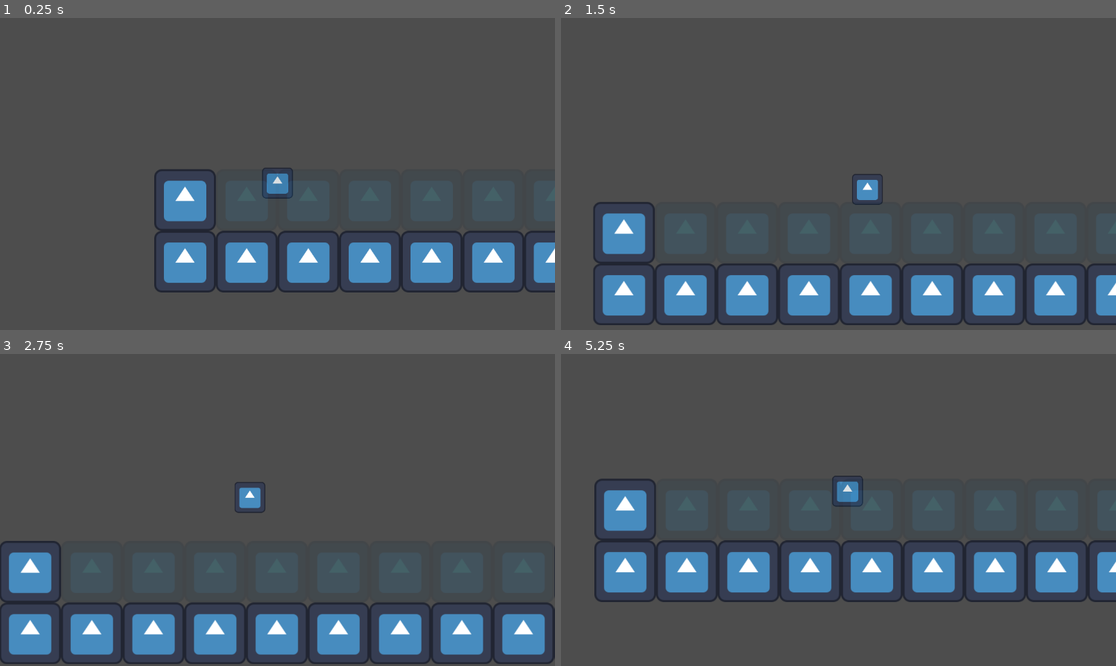
Above: before the commit, frames 1-4 (two rows, left to right).
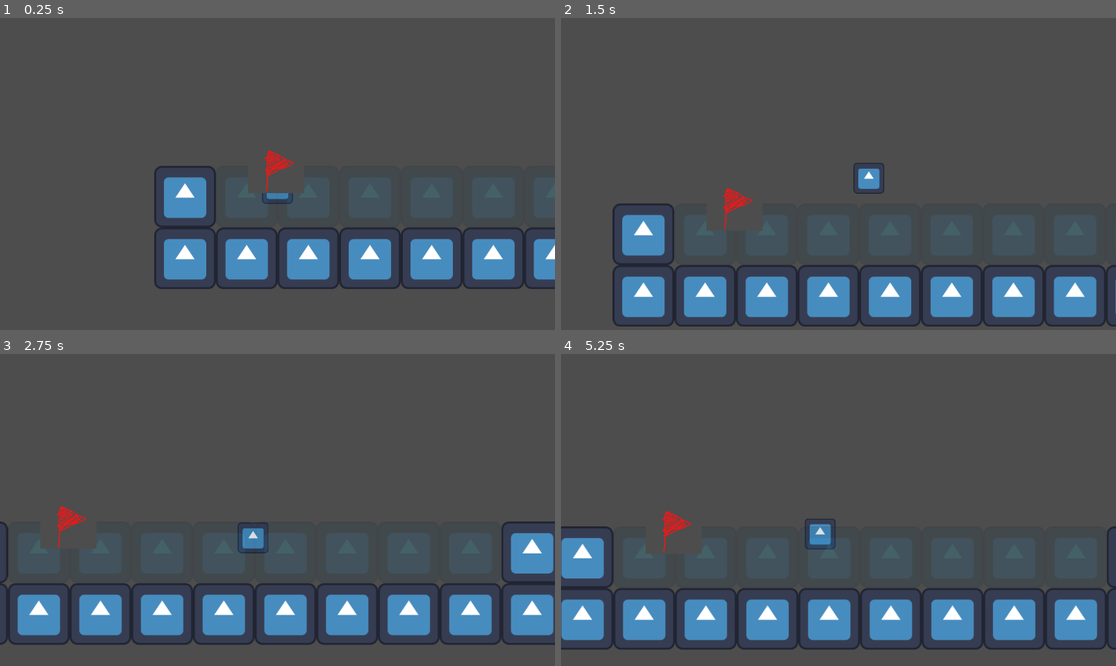
Above: after the commit, the same moments.

Repository: RadiatingDucks/between-breaths-game
Game: Godot game, scene res://Scenes/level_1.tscn
Same seed, same stepped clock (60 frames per second), same inputs: the game is played once before the commit and once after it. The engine's default icon, where the game draws it, is replaced by a stand-in: a white triangle on a blue panel in a dark square.
Inputs:
- Up to frame 1 (0.25 s): no input
- Up to frame 2 (1.5 s): tap Enter (ui_accept) at 0.5, 0.6 s; hold Right (ui_right) from 0.53 s (still down); tap W (jump, bound only after the commit) at 0.77, 0.8, 1.07, 1.35 s
- Up to frame 3 (2.75 s): tap W (jump, bound only after the commit) at 1.52, 1.82, 2.3 s; tap Enter (ui_accept) at 1.55, 2.1 s; release Right (ui_right) at 2.03 s; hold Left (ui_left) from 2.03 s (still down)
- Up to frame 4 (5.25 s): release Left (ui_left) at 2.78 s; hold Right (ui_right) 2.78-4.28 s; tap R at 2.85 s; tap W (jump, bound only after the commit) at 3.02, 3.32, 3.77, 3.8, 4.07, 4.35, 4.52, 4.82 s; tap Enter (ui_accept) at 3.05, 3.6, 4.55, 5.1 s; hold Left (ui_left) 4.28-5.03 s; hold Right (ui_right) from 5.03 s (still down)

The runs differ from the first frame. In frame 1, 4.5% of the frame differs, in the area x 27-100%, y 42-88%; in frame 2, 13%; in frame 3, 19%; in frame 4, 26%, in the area x 0-100%, y 38-95%.

Commit message:
added more code and variables for character movement

Diff:
--- a/godot-game-between-breaths/Scenes/level_1.tscn
+++ b/godot-game-between-breaths/Scenes/level_1.tscn
@@ -35,17 +35,17 @@
 [node name="TileMap" type="TileMap" parent="."]
 tile_set = SubResource("TileSet_7p6j4")
 format = 2
-layer_0/tile_data = PackedInt32Array(131070, 0, 0, 131071, 0 …(232 unchanged characters)… 0, 0, 65553, 0, 0, 65554, 0, 0, 18, 0, 0, 19, 0, 0, 20, 0, 0, 21, 0, 0, -65515, 0, 0, -65514, 0, 0, -131049, 0, 0, -131048, 0, 0, 65562, 0, 0, 65563, 0, 0, 65564, 0, 0, 29, 0, 0, 65565, 0, 0, 30, 0, 0, 31, 0, 0, 34, 0, 0, 33, 0, 0, 32, 0, 0, 65573, 0, 0, 65574, 0, 0, -65505, 0, 0, -131039, 0, 0, -65503, 0, 0, 65572, 0, 0, 39, 0, 0, 65575, 0, 0, 65571, 0, 0, 35, 0, 0, 25, 0, 0, 65561, 0, 0, 40, 0, 0, -65495, 0, 0, -131030, 0, 0, -196565, 0, 0, -131028, 0, 0, 65583, 0, 0, 65584, 0, 0, 65582, 0, 0, 49, 0, 0, 65585, 0, 0, 50, 0, 0, 51, 0, 0, 52, 0, 0, -65483, 0, 0, -65482, 0, 0, -131021, 0, 0, -131022, 0, 0, -196554, 0, 0, -196553, 0, 0, -65492, 0, 0, 44, 0, 0, 65580, 0, 0, 65581, 0, 0, -131017, 0, 0, -131016, 0, 0, -131015, 0, 0, -131014, 0, 0, -196550, 0, 0)
+layer_0/tile_data = PackedInt32Array(131070, 0, 0, 131071, 0 …(232 unchanged characters)… 0, 0, 65553, 0, 0, 65554, 0, 0, 18, 0, 0)
 
 [node name="water" type="TileMap" parent="."]
 modulate = Color(0.33, 0.910667, 1, 0.509804)
 self_modulate = Color(0.5, 0.966667, 1, 0.541176)
 tile_set = SubResource("TileSet_6444e")
 format = 2
-layer_0/tile_data = PackedInt32Array(65535, 1, 0, 0, 1, 0, 1, 1, 0, 2, 1, 0, 3, 1, 0, 4, 1, 0, 5, 1, 0, 6, 1, 0, 15, 1, 0, 16, 1, 0, 17, 1, 0, 27, 1, 0, 28, 1, 0, 36, 1, 0, 37, 1, 0, 38, 1, 0, 26, 1, 0, 47, 1, 0, 48, 1, 0, 45, 1, 0, 46, 1, 0, -196551, 1, 0, -196552, 1, 0)
+layer_0/tile_data = PackedInt32Array(0, 1, 0, 65535, 1, 0, 1, 1, 0, 2, 1, 0, 4, 1, 0, 3, 1, 0, 5, 1, 0, 6, 1, 0, 15, 1, 0, 16, 1, 0, 17, 1, 0)
 
 [node name="checkpoint" parent="." instance=ExtResource("3_xfk5q")]
-position = Vector2(3484, 101)
+position = Vector2(-3, 0)
 
 [node name="checkpoint2" parent="." instance=ExtResource("3_xfk5q")]
 position = Vector2(5885, 74)
@@ -56,4 +56,7 @@
 [node name="portal" parent="." instance=ExtResource("4_7p6j4")]
 position = Vector2(13162, -67)
 
+[node name="checkpoint4" parent="." instance=ExtResource("3_xfk5q")]
+position = Vector2(3468, 56)
+
 [connection signal="tree_entered" from="water" to="mango" method="_on_water_tree_entered"]
--- a/godot-game-between-breaths/Scenes/level_2.tscn
+++ b/godot-game-between-breaths/Scenes/level_2.tscn
@@ -1,9 +1,3 @@
-[gd_scene load_steps=2 format=3 uid="uid://dxqc2tt2u6nx0"]
-
-[ext_resource type="Texture2D" uid="uid://b6npuuoamevh5" path="res://Screenshot 2025-06-26 225553.png" id="1_v3rpw"]
+[gd_scene format=3 uid="uid://dxqc2tt2u6nx0"]
 
 [node name="level_2" type="Node2D"]
-
-[node name="Sprite2D" type="Sprite2D" parent="."]
-position = Vector2(557, 312)
-texture = ExtResource("1_v3rpw")
--- a/godot-game-between-breaths/Scripts/mango_character_script.gd
+++ b/godot-game-between-breaths/Scripts/mango_character_script.gd
@@ -1,7 +1,23 @@
 extends CharacterBody2D
 
+enum STATES{MOVE, CLIMB}
 
-const SPEED = 330.0
+#exports of movement values
+@export var max_speed: = 350
+@export var acceleration: = 1000
+@export var air_acceleration: = 1500
+@export var friction: = 1000
+@export var air_friction: = 500
+@export var up_gravity: = 1400
+@export var down_gravity: = 1400
+@export var jump_amount: = -700
+
+@export var state := STATES.MOVE
+
+@onready var animation_player: AnimationPlayer = $AnimationPlayer
+
+
+const SPEED = 350.0
 const JUMP_VELOCITY = -600.0
 
 var start_position = Vector2(0,0)
@@ -9,23 +25,49 @@
 
 
 func _physics_process(delta: float) -> void:
-	# Add the gravity.
+
+	match state:
+		STATES.MOVE:
+			# Add the gravity.
+			apply_gravity(delta)
+
+			#if not is_on_floor():
+				#velocity.y += up_gravity * delta
+
+			# Handle jump.
+			if Input.is_action_just_pressed("jump") and is_on_floor():
+				velocity.y = jump_amount
+
+			# Get the input direction and handle the movement/deceleration.
+			# As good practice, you should replace UI actions with custom gameplay actions.
+			var direction := Input.get_axis("move_left", "move_right")
+
+			if direction == 0:
+				apply_friction(delta)
+				animation_player.play("idle")
+			if direction != 0:
+				accelerate_x(direction, delta)
+				animation_player.play("run")
+
+			move_and_slide()
+
+func accelerate_x(horizontal_direction: float, delta: float) -> void:
+	var acceleration_amount = acceleration
+	if not is_on_floor(): acceleration_amount = air_acceleration
+	velocity.x = move_toward(velocity.x, max_speed * horizontal_direction, acceleration_amount * delta)
+
+func apply_friction(delta: float) -> void:
+	var friction_amount = friction
+	if not is_on_floor(): friction_amount = air_friction
+	velocity.x = move_toward(velocity.x, 0.0, friction_amount * delta)
+
+func apply_gravity(delta: float) -> void:
 	if not is_on_floor():
-		velocity += get_gravity() * delta
-
-	# Handle jump.
-	if Input.is_action_just_pressed("ui_accept") and is_on_floor():
-		velocity.y = JUMP_VELOCITY
-
-	# Get the input direction and handle the movement/deceleration.
-	# As good practice, you should replace UI actions with custom gameplay actions.
-	var direction := Input.get_axis("ui_left", "ui_right")
-	if direction:
-		velocity.x = direction * SPEED
-	else:
-		velocity.x = move_toward(velocity.x, 0, SPEED)
-
-	move_and_slide()
+		if velocity.y <= 0:
+			velocity.y += up_gravity * delta
+		else:
+			velocity.y += down_gravity * delta
+	pass
 
 
 
@@ -42,7 +84,7 @@
 	position = Global.checkpoint
 
 
-func _on_water_detector_body_shape_entered(body_rid: RID, body: Node2D, body_shape_index: int, local_shape_index: int) -> void:
+func _on_water_detector_body_shape_entered(_body_rid: RID, body: Node2D, _body_shape_index: int, _local_shape_index: int) -> void:
 		if body.name == "water":
 			water_contact_count += 1
 			if water_contact_count == 1:
@@ -55,7 +97,7 @@
 
 
 
-func _on_water_detector_body_shape_exited(body_rid: RID, body: Node2D, body_shape_index: int, local_shape_index: int) -> void:
+func _on_water_detector_body_shape_exited(_body_rid: RID, body: Node2D, _body_shape_index: int, _local_shape_index: int) -> void:
 	if body.name == "water":
 		water_contact_count -= 1
 		if water_contact_count <= 0:
--- a/godot-game-between-breaths/prefabs/mango.tscn
+++ b/godot-game-between-breaths/prefabs/mango.tscn
@@ -1,15 +1,67 @@
-[gd_scene load_steps=6 format=3 uid="uid://bu7txl8dqc27c"]
+[gd_scene load_steps=9 format=3 uid="uid://bu7txl8dqc27c"]
 
 [ext_resource type="Script" uid="uid://cg2qxhp5tayq1" path="res://Scripts/mango_character_script.gd" id="1_7aa1i"]
 [ext_resource type="Texture2D" uid="uid://cf7dhhh8npsmt" path="res://icon.svg" id="2_gqx06"]
-[ext_resource type="Script" uid="uid://dr2tu0vwokkcv" path="res://Scripts/States/statemachine.gd" id="3_gqx06"]
 
 [sub_resource type="RectangleShape2D" id="RectangleShape2D_7p6j4"]
 
 [sub_resource type="RectangleShape2D" id="RectangleShape2D_7aa1i"]
 
+[sub_resource type="Animation" id="Animation_7aa1i"]
+resource_name = "idle"
+tracks/0/type = "value"
+tracks/0/imported = false
+tracks/0/enabled = true
+tracks/0/path = NodePath("Sprite2D:frame")
+tracks/0/interp = 1
+tracks/0/loop_wrap = true
+tracks/0/keys = {
+"times": PackedFloat32Array(0),
+"transitions": PackedFloat32Array(1),
+"update": 1,
+"values": [0]
+}
+
+[sub_resource type="Animation" id="Animation_gqx06"]
+length = 0.001
+tracks/0/type = "value"
+tracks/0/imported = false
+tracks/0/enabled = true
+tracks/0/path = NodePath("Sprite2D:frame")
+tracks/0/interp = 1
+tracks/0/loop_wrap = true
+tracks/0/keys = {
+"times": PackedFloat32Array(0),
+"transitions": PackedFloat32Array(1),
+"update": 1,
+"values": [0]
+}
+
+[sub_resource type="Animation" id="Animation_waf7k"]
+resource_name = "run"
+tracks/0/type = "value"
+tracks/0/imported = false
+tracks/0/enabled = true
+tracks/0/path = NodePath("Sprite2D:frame")
+tracks/0/interp = 1
+tracks/0/loop_wrap = true
+tracks/0/keys = {
+"times": PackedFloat32Array(0),
+"transitions": PackedFloat32Array(1),
+"update": 1,
+"values": [0]
+}
+
+[sub_resource type="AnimationLibrary" id="AnimationLibrary_613gq"]
+_data = {
+&"RESET": SubResource("Animation_gqx06"),
+&"idle": SubResource("Animation_7aa1i"),
+&"run": SubResource("Animation_waf7k")
+}
+
 [node name="mango" type="CharacterBody2D"]
 script = ExtResource("1_7aa1i")
+friction = 1700
 metadata/_edit_group_ = true
 
 [node name="Sprite2D" type="Sprite2D" parent="."]
@@ -34,14 +86,10 @@
 scale = Vector2(3.1, 3.1)
 shape = SubResource("RectangleShape2D_7aa1i")
 
-[node name="Statemachine" type="Node" parent="."]
-script = ExtResource("3_gqx06")
-
-[node name="IdleState" type="Node" parent="Statemachine"]
-
-[node name="SwimState" type="Node" parent="Statemachine"]
-
-[node name="DeadState" type="Node" parent="Statemachine"]
+[node name="AnimationPlayer" type="AnimationPlayer" parent="."]
+libraries = {
+&"": SubResource("AnimationLibrary_613gq")
+}
 
 [connection signal="timeout" from="time_out_water" to="." method="_on_time_out_water_timeout"]
 [connection signal="body_shape_entered" from="water_detector" to="." method="_on_water_detector_body_shape_entered"]
--- a/godot-game-between-breaths/prefabs/water.tscn
+++ /dev/null
@@ -1,22 +0,0 @@
-[gd_scene load_steps=4 format=3 uid="uid://dwj2f8loaj1ay"]
-
-[ext_resource type="Texture2D" uid="uid://cf7dhhh8npsmt" path="res://icon.svg" id="1_ewrtd"]
-
-[sub_resource type="TileSetAtlasSource" id="TileSetAtlasSource_7p6j4"]
-texture = ExtResource("1_ewrtd")
-texture_region_size = Vector2i(128, 128)
-0:0/0 = 0
-0:0/0/physics_layer_0/polygon_0/points = PackedVector2Array(-64, -64, 64, -64, 64, 64, -64, 64)
-
-[sub_resource type="TileSet" id="TileSet_6444e"]
-tile_size = Vector2i(128, 128)
-physics_layer_0/collision_layer = 2
-physics_layer_0/collision_mask = 2
-sources/1 = SubResource("TileSetAtlasSource_7p6j4")
-
-[node name="water" type="TileMap"]
-modulate = Color(0.33, 0.910667, 1, 0.509804)
-self_modulate = Color(0.5, 0.966667, 1, 0.541176)
-tile_set = SubResource("TileSet_6444e")
-format = 2
-layer_0/tile_data = PackedInt32Array(65535, 1, 0, 0, 1, 0, 1, 1, 0, 2, 1, 0, 3, 1, 0, 4, 1, 0, 5, 1, 0, 6, 1, 0, 15, 1, 0, 16, 1, 0, 17, 1, 0, 27, 1, 0, 28, 1, 0, 36, 1, 0, 37, 1, 0, 38, 1, 0, 26, 1, 0, -131026, 1, 0, -65490, 1, 0, -196562, 1, 0, 78, 1, 0, 79, 1, 0, 92, 1, 0, 58, 1, 0, 59, 1, 0, 72, 1, 0, 73, 1, 0, 57, 1, 0)
--- a/godot-game-between-breaths/project.godot
+++ b/godot-game-between-breaths/project.godot
@@ -19,6 +19,28 @@
 
 Global="*res://Scripts/global.gd"
 
+[input]
+
+move_left={
+"deadzone": 0.2,
+"events": [Object(InputEventKey,"resource_local_to_scene":false,"resource_name":"","device":-1,"window_id":0,"alt_pressed":false,"shift_pressed":false,"ctrl_pressed":false,"meta_pressed":false,"pressed":false,"keycode":0,"physical_keycode":65,"key_label":0,"unicode":97,"location":0,"echo":false,"script":null)
+, Object(InputEventKey,"resource_local_to_scene":false,"resource_name":"","device":-1,"window_id":0,"alt_pressed":false,"shift_pressed":false,"ctrl_pressed":false,"meta_pressed":false,"pressed":false,"keycode":0,"physical_keycode":4194319,"key_label":0,"unicode":0,"location":0,"echo":false,"script":null)
+]
+}
+move_right={
+"deadzone": 0.2,
+"events": [Object(InputEventKey,"resource_local_to_scene":false,"resource_name":"","device":-1,"window_id":0,"alt_pressed":false,"shift_pressed":false,"ctrl_pressed":false,"meta_pressed":false,"pressed":false,"keycode":0,"physical_keycode":68,"key_label":0,"unicode":100,"location":0,"echo":false,"script":null)
+, Object(InputEventKey,"resource_local_to_scene":false,"resource_name":"","device":-1,"window_id":0,"alt_pressed":false,"shift_pressed":false,"ctrl_pressed":false,"meta_pressed":false,"pressed":false,"keycode":0,"physical_keycode":4194321,"key_label":0,"unicode":0,"location":0,"echo":false,"script":null)
+]
+}
+jump={
+"deadzone": 0.2,
+"events": [Object(InputEventKey,"resource_local_to_scene":false,"resource_name":"","device":-1,"window_id":0,"alt_pressed":false,"shift_pressed":false,"ctrl_pressed":false,"meta_pressed":false,"pressed":false,"keycode":0,"physical_keycode":87,"key_label":0,"unicode":119,"location":0,"echo":false,"script":null)
+, Object(InputEventKey,"resource_local_to_scene":false,"resource_name":"","device":-1,"window_id":0,"alt_pressed":false,"shift_pressed":false,"ctrl_pressed":false,"meta_pressed":false,"pressed":false,"keycode":0,"physical_keycode":4194320,"key_label":0,"unicode":0,"location":0,"echo":false,"script":null)
+, Object(InputEventKey,"resource_local_to_scene":false,"resource_name":"","device":-1,"window_id":0,"alt_pressed":false,"shift_pressed":false,"ctrl_pressed":false,"meta_pressed":false,"pressed":false,"keycode":0,"physical_keycode":32,"key_label":0,"unicode":32,"location":0,"echo":false,"script":null)
+]
+}
+
 [rendering]
 
 renderer/rendering_method="gl_compatibility"
